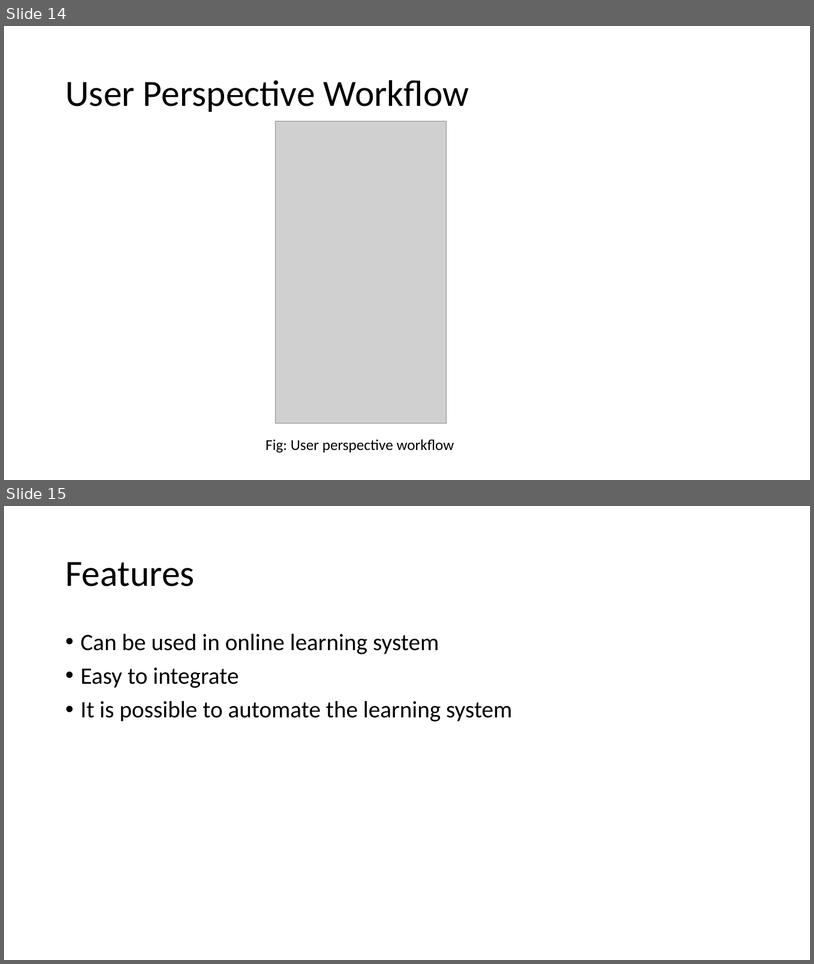
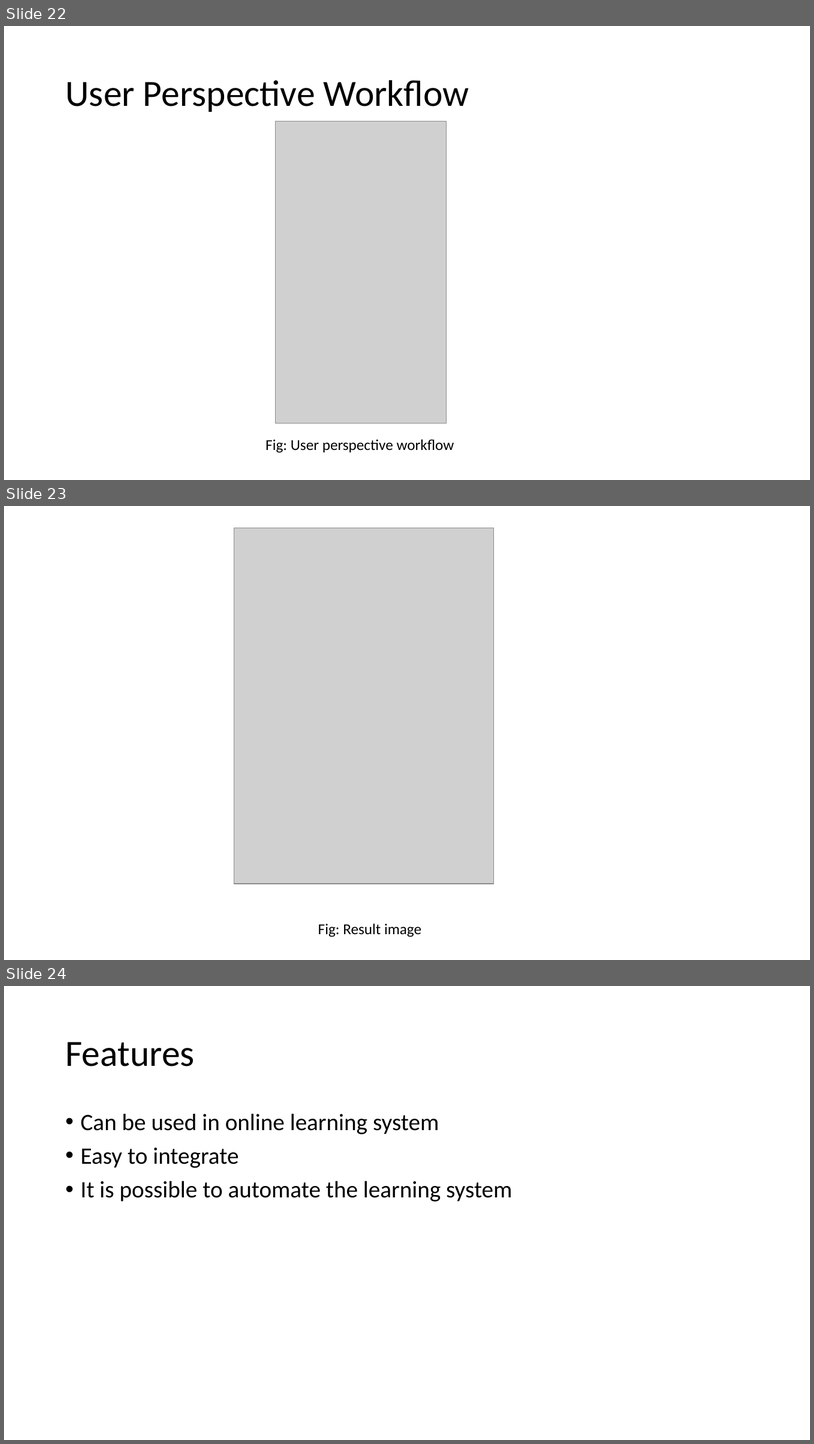
Before and after one commit to IkramulMurad/Face-detection, a slide deck: Book/Facial Key-points Detection.pptx. Shown one above the other, each under a label of ours: slides 14 and 15 before the commit, slides 22, 23 and 24 after it. The pictures are 814x964 and 814x1444 pixels, drawn with LibreOffice and Linux fonts; fonts in the diff are those of the drawing; grey boxes stand for pictures. Boxes give left, top, right and bottom in pixels: in the first picture for what was removed or moved away, otherwise in the second. Text is boxed around its words. In the diff, an @@ line names an element or a change of style, - is before the commit and + after.

```diff
--- a/Book/Facial Key-points Detection.pptx
+++ b/Book/Facial Key-points Detection.pptx
@@ slide 23 added at (4, 506, 810, 960), background #FFFFFF @@
@@ picture added at (234, 528, 494, 883) @@
@@ text added at (318, 923, 422, 937), 18 pt, text #000000 @@
+Fig: Result image
@@ what was slide 14 is now slide 22 @@
@@ what was slide 15 is now slide 24 @@
```
Also in this commit, not shown: 8 other slides added.
